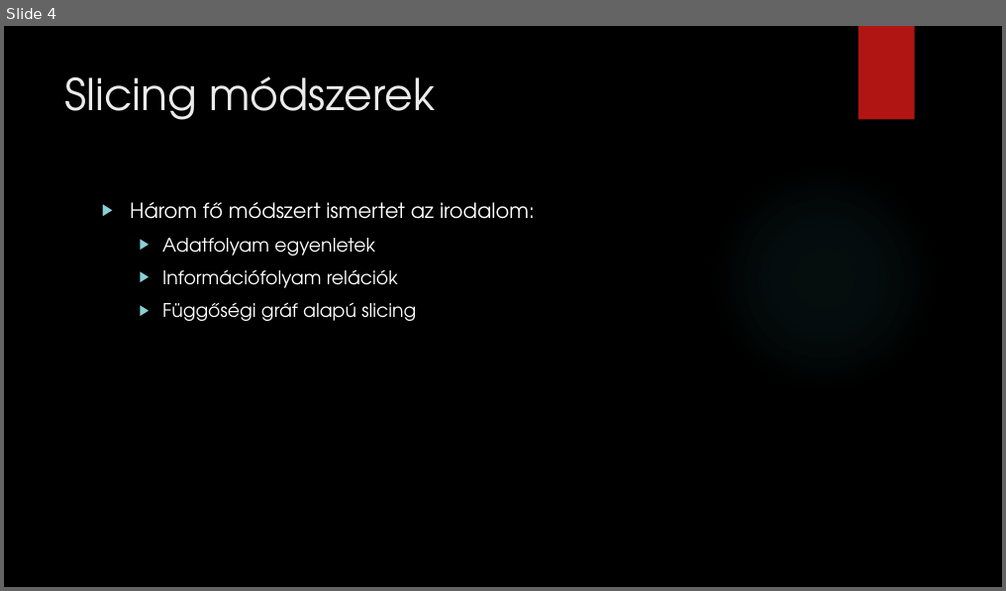
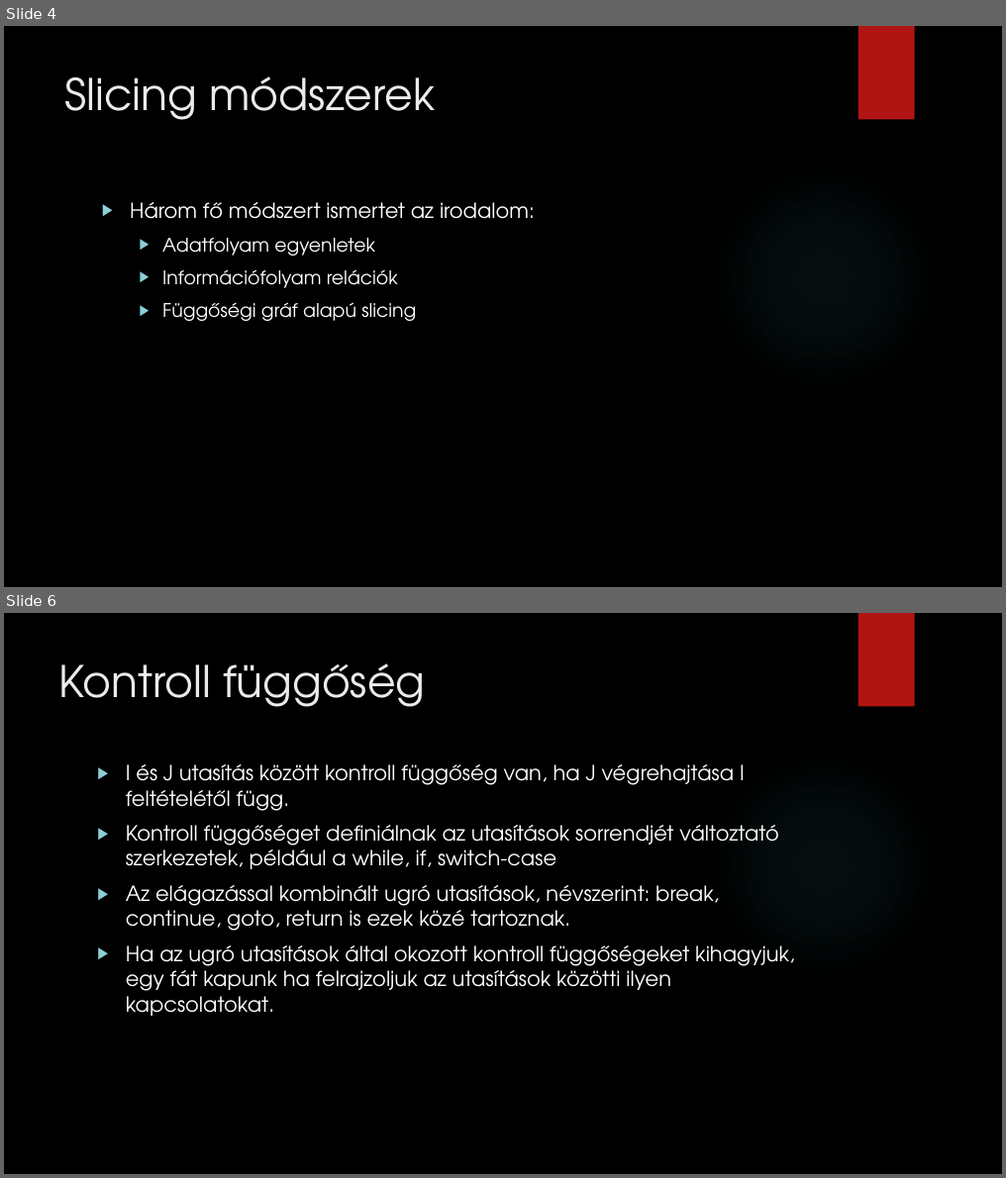
Before and after one commit to dwat3r/slicer, a slide deck: doc/Presentation.pptx. Shown one above the other, each under a label of ours: slide 4 before the commit, slides 4 and 6 after it; the slides between them are not shown. The pictures are 1006x591 and 1006x1178 pixels, drawn with LibreOffice and Linux fonts; fonts in the diff are those of the drawing; background and template pictures are left out. Boxes give left, top, right and bottom in pixels: in the first picture for what was removed or moved away, otherwise in the second. Text is boxed around its words. In the diff, an @@ line names an element or a change of style, - is before the commit and + after.

```diff
--- a/doc/Presentation.pptx
+++ b/doc/Presentation.pptx
@@ slide 6 added at (4,613,1002,1174), background picture (left out); not listed: 2 template elements that a slide beside it also shows @@
@@ title added at (59,663,425,707), 42 pt, text #EBEBEB @@
+Kontroll függőség
@@ text added at (126,764,794,1016), 20 pt, text #FFFFFF @@
+▶ I és J utasítás között kontroll függőség van, ha J végrehajtása I feltételétől függ.
+▶ Kontroll függőséget definiálnak az utasítások sorrendjét változtató szerkezetek, például a while, if, switch-case
+▶ Az elágazással kombinált ugró utasítások, névszerint: break, continue, goto, return is ezek közé tartoznak.
+▶ Ha az ugró utasítások által okozott kontroll függőségeket kihagyjuk, egy fát kapunk ha felrajzoljuk az utasítások közötti ilyen kapcsolatokat.
```
Also in this commit, not shown: 2 slides changed, 26 other slides added, 1 slide removed, 15 other files.
